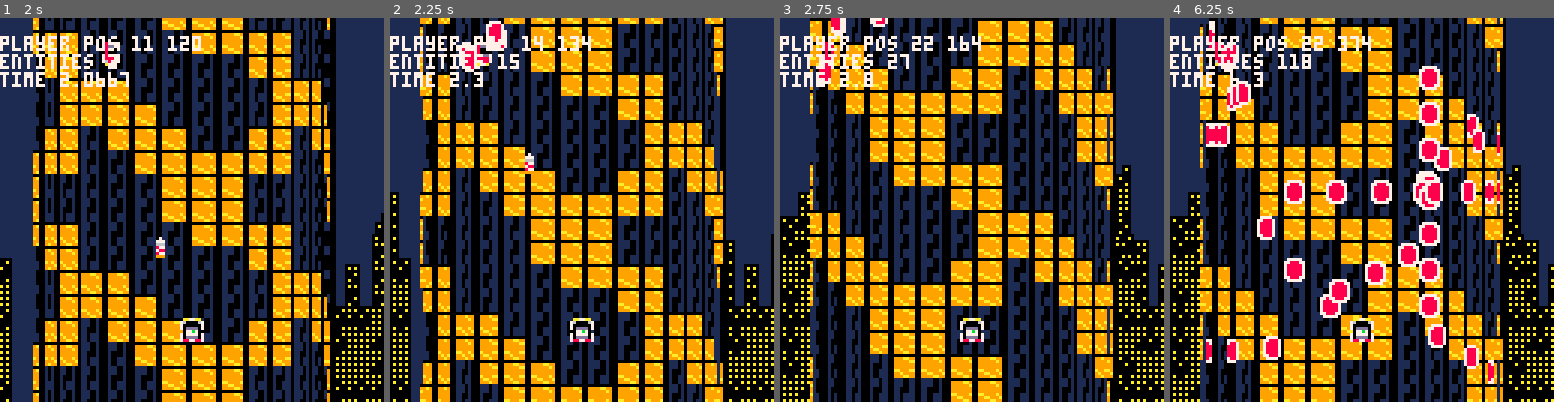
Above: before the commit, frames 1-4 (left to right).
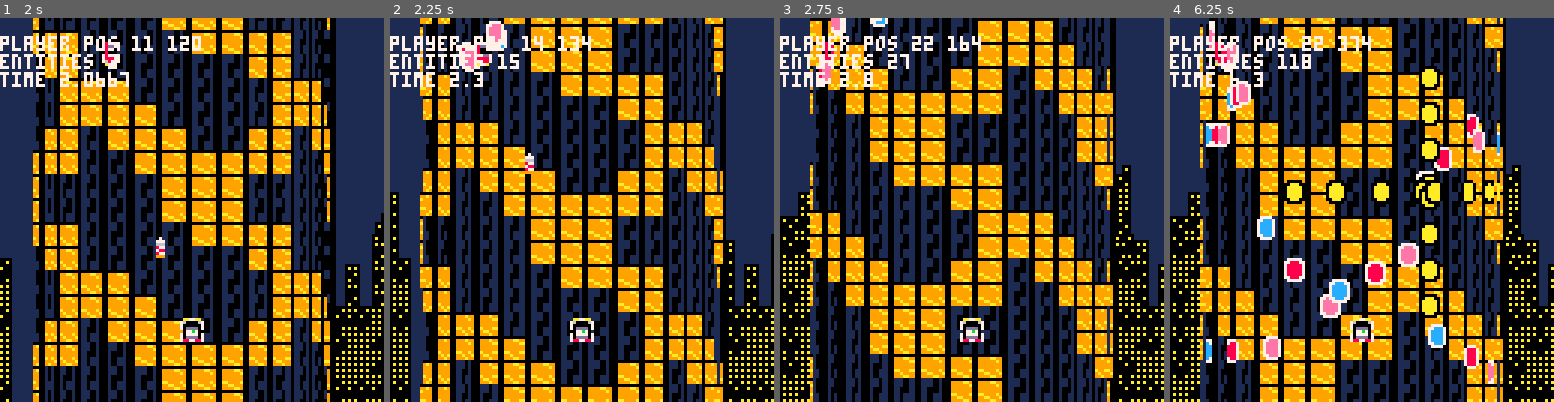
Above: after the commit, the same moments.

Repository: totobono4/microtower
Game: PICO-8 cartridge microtower.p8
Two runs of this game, one before a commit and one after it. Both use one fixed random seed, a clock stepped at 60 frames per second and the inputs below.
Inputs:
- Up to frame 1 (2 s): tap X (X key) at 0.33, 1.07, 1.85 s; hold Right from 1.6 s (still down)
- Up to frame 2 (2.25 s): release Right at 2.1 s
- Up to frame 3 (2.75 s): hold Right from 2.47 s (still down)
- Up to frame 4 (6.25 s): tap X (X key) at 2.97, 4.08, 5.2 s; release Right at 3.03 s; hold Left 3.08-3.58 s; hold Right 4.02-4.68 s; hold Left 5.08-5.68 s; hold Right from 6.08 s (still down)

Frame 1 is identical in both runs. In frame 2, 0.2% of the frame differs, in the area x 19-30%, y 1-14%; in frame 3, 0.2%; in frame 4, 5.4%, in the area x 9-86%, y 3-95%.

Commit message:
sprite gestion and bullet colors

Diff:
--- a/microtower.p8
+++ b/microtower.p8
@@ -67,11 +67,59 @@
 	},
 }
 
-e_ids={
-	rocket=1,
-	bullet=2,
-	eturret=3,
-	enemy=4,
+s_ids={
+	player=1,
+	rocket=2,
+	enemy=3,
+	bullet=4,
+	bullet_b=5,
+	bullet_p=6,
+	bullet_y=7,
+}
+
+s_dat={
+	[s_ids.player]={
+		x=1*8,
+		y=0*8,
+		w=8,
+		h=8,
+	},
+	[s_ids.rocket]={
+		x=1*8,
+		y=1*8,
+		w=8,
+		h=8,
+	},
+	[s_ids.enemy]={
+		x=4*8,
+		y=0*8,
+		w=8,
+		h=8,
+	},
+	[s_ids.bullet]={
+		x=2*8,
+		y=1*8,
+		w=8,
+		h=8,
+	},
+	[s_ids.bullet_b]={
+		x=4*8,
+		y=1*8,
+		w=8,
+		h=8,
+	},
+	[s_ids.bullet_p]={
+		x=5*8,
+		y=1*8,
+		w=8,
+		h=8,
+	},
+	[s_ids.bullet_y]={
+		x=6*8,
+		y=1*8,
+		w=8,
+		h=8,
+	},
 }
 
 p_ids={
@@ -138,33 +186,35 @@
 	[p_ids.tri]=function(self)
 		if game_time-self.b_last>=self.b_cd then
 			self.b_last=game_time
-			spawn_bullet(self,.25,.20)
-			spawn_bullet(self,.27,.20)
-			spawn_bullet(self,.29,.20)
-			spawn_bullet(self,.75,.20)
-			spawn_bullet(self,.77,.20)
-			spawn_bullet(self,.79,.20)
+			spawn_bullet(self,.25,.20,s_dat[s_ids.bullet_b])
+			spawn_bullet(self,.27,.20,s_dat[s_ids.bullet])
+			spawn_bullet(self,.29,.20,s_dat[s_ids.bullet_p])
+			spawn_bullet(self,.75,.20,s_dat[s_ids.bullet_b])
+			spawn_bullet(self,.77,.20,s_dat[s_ids.bullet])
+			spawn_bullet(self,.79,.20,s_dat[s_ids.bullet_p])
 		end
 	end,
 	[p_ids.star]=function(self)
 		if game_time-self.b_last>=self.b_cd then
 			self.b_last=game_time
-			spawn_bullet(self,0,0)
-			spawn_bullet(self,.25,0)
-			spawn_bullet(self,.5,0)
-			spawn_bullet(self,.75,0)
+			spawn_bullet(self,0,0,s_dat[s_ids.bullet_y])
+			spawn_bullet(self,.25,0,s_dat[s_ids.bullet_y])
+			spawn_bullet(self,.5,0,s_dat[s_ids.bullet_y])
+			spawn_bullet(self,.75,0,s_dat[s_ids.bullet_y])
 		end
 	end,
+}
+
+e_ids={
+	rocket=1,
+	bullet=2,
+	eturret=3,
+	enemy=4,
 }
 
 e_dat={
 	[e_ids.rocket]={
-		s={
-			x=1*8,
-			y=1*8,
-			w=8,
-			h=8,
-		},
+		s=s_dat[s_ids.rocket],
 		attached=false,
 		pattern=p_dat[p_ids.rocket],
 		xmin=0,
@@ -174,12 +224,7 @@
 		killable=false,
 	},
 	[e_ids.bullet]={
-		s={
-			x=2*8,
-			y=1*8,
-			w=8,
-			h=8,
-		},
+		s=s_dat[s_ids.bullet],
 		attached=true,
 		pattern=p_dat[p_ids.bullet],
 		dir=0,
@@ -187,12 +232,7 @@
 		killable=false,
 	},
 	[e_ids.enemy]={
-		s={
-			x=4*8,
-			y=0*8,
-			w=8,
-			h=8,
-		},
+		s=s_dat[s_ids.enemy],
 		attached=false,
 		pattern=p_dat[p_ids.default],
 		spwn_t=0,
@@ -229,12 +269,7 @@
 
 players={
 	default={
-		s={
-			x=1*8,
-			y=0*8,
-			w=8,
-			h=8,
-		},
+		s=s_dat[s_ids.player],
 		o={
 			x=60,
 			y=100,
@@ -350,7 +385,7 @@
 	end
 end
 
-function spawn_bullet(e,dir,rot)
+function spawn_bullet(e,dir,rot,sprite)
 	local p=tower.p
 	local bullet=new_entity({
 		id=e_ids.bullet,
@@ -360,6 +395,10 @@
 		rot=rot*(game_time-e.spwn_t),
 	})
 	bullet.attached=e.attached
+	bullet.s.x=sprite.x
+	bullet.s.y=sprite.y
+	bullet.s.w=sprite.w
+	bullet.s.h=sprite.h
 	add(tower.e,bullet)
 end
 
@@ -536,14 +575,14 @@
 0080080070777707f9a78a9f76855867788888870000000000000000000000000000000000000000000000000000000000000000000000000000000000000000
 0000000070dddd07aa9aa9aa76655667768888670000000000000000000000000000000000000000000000000000000000000000000000000000000000000000
 0000000078877887faf99faff778877ffaa77aaf0000000000000000000000000000000000000000000000000000000000000000000000000000000000000000
-11111111fffffffff777777f1cccccc1000000000000000000000000000000000000000000000000000000000000000000000000000000000000000000000000
-11111111fff77fff77888877cc1111cc000000000000000000000000000000000000000000000000000000000000000000000000000000000000000000000000
-11111111ff7777ff78888887c1c11c1c000000000000000000000000000000000000000000000000000000000000000000000000000000000000000000000000
-11111111ff6666ff78888887c11cc11c000000000000000000000000000000000000000000000000000000000000000000000000000000000000000000000000
-11111111ff8787ff78888887c11cc11c000000000000000000000000000000000000000000000000000000000000000000000000000000000000000000000000
-11111111ff7878ff78888887c1c11c1c000000000000000000000000000000000000000000000000000000000000000000000000000000000000000000000000
-11111111ff8787ff77888877cc1111cc000000000000000000000000000000000000000000000000000000000000000000000000000000000000000000000000
-11111111ff9999fff777777f1cccccc1000000000000000000000000000000000000000000000000000000000000000000000000000000000000000000000000
+11111111fffffffff777777f1cccccc1f777777ff777777ff000000f000000000000000000000000000000000000000000000000000000000000000000000000
+11111111fff77fff77888877cc1111cc77cccc7777eeee7700aaaa00000000000000000000000000000000000000000000000000000000000000000000000000
+11111111ff7777ff78888887c1c11c1c7cccccc77eeeeee70aaaaaa0000000000000000000000000000000000000000000000000000000000000000000000000
+11111111ff6666ff78888887c11cc11c7cccccc77eeeeee70aaaaaa0000000000000000000000000000000000000000000000000000000000000000000000000
+11111111ff8787ff78888887c11cc11c7cccccc77eeeeee70aaaaaa0000000000000000000000000000000000000000000000000000000000000000000000000
+11111111ff7878ff78888887c1c11c1c7cccccc77eeeeee70aaaaaa0000000000000000000000000000000000000000000000000000000000000000000000000
+11111111ff8787ff77888877cc1111cc77cccc7777eeee7700aaaa00000000000000000000000000000000000000000000000000000000000000000000000000
+11111111ff9999fff777777f1cccccc1f777777ff777777ff000000f000000000000000000000000000000000000000000000000000000000000000000000000
 11111111111111111111111111111111111111111111111111111111111111111111111100000000000000000000000000000000000000000000000000000000
 111111111111000111111111111100011111111111111111111111111111111111111111000000000000000000000000000000000000000000000000099a9900
 1111111111110a011111111111110a0100000000000000000000011100000111011111110000000000000000000000000000000000000000000000000999a900
